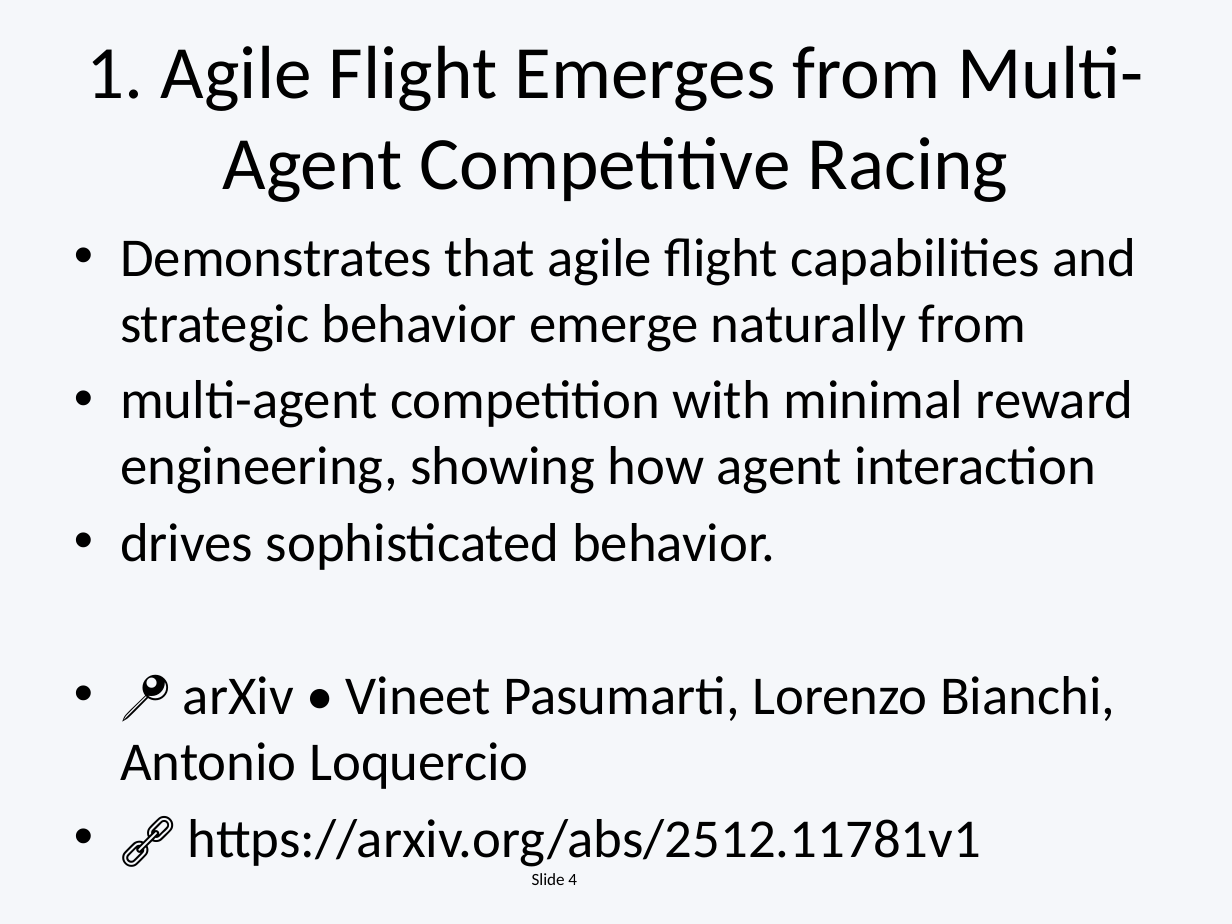
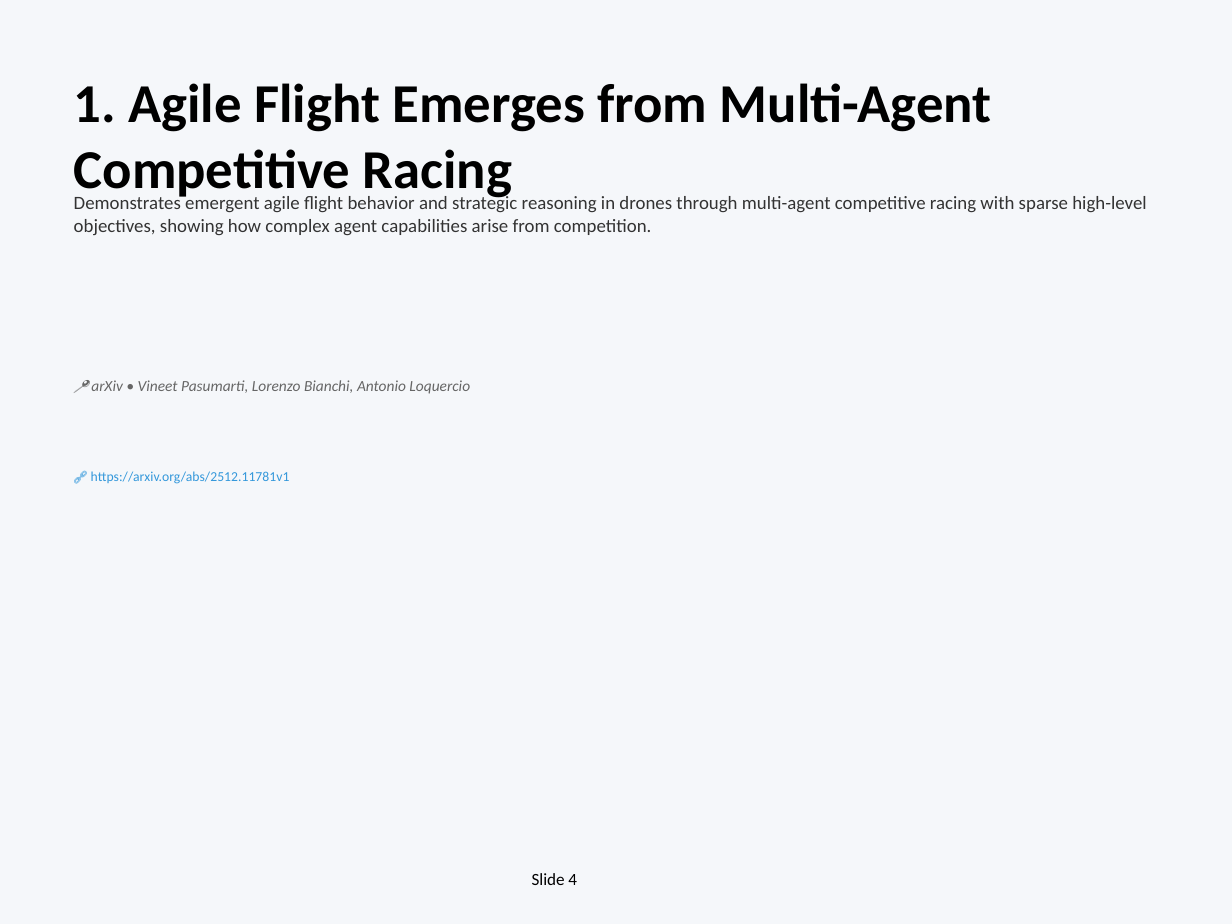
Before and after one commit to EiriniOr/ai-weekly-digest, a slide deck: slide 4 of AI_Weekly_2025-12-15.pptx. Drawn at 1232x924 pixels with LibreOffice and Linux fonts; fonts in the diff are those of the drawing. Boxes give left, top, right and bottom in pixels: in the first picture for what was removed or moved away, otherwise in the second. Text is boxed around its words. In the diff, an @@ line names an element or a change of style, - is before the commit and + after.

```diff
--- a/AI_Weekly_2025-12-15.pptx
+++ b/AI_Weekly_2025-12-15.pptx
@@ text "1. Agile Flight Emerges from ...": place and size @@
-text "1. Agile Flight Emerges from ..." at <box>87,45,1143,202</box>
+text "1. Agile Flight Emerges from ..." at <box>74,83,992,201</box>
@@ text "1. Agile Flight Emerges from ..." at <box>74,83,992,201</box>: size 44 to 32 pt, bold on; alignment centre to left; vertical alignment middle to top @@
@@ text added at <box>74,194,1146,235</box>, 11 pt, text #333333 @@
+Demonstrates emergent agile flight behavior and strategic reasoning in drones through multi-agent competitive racing with sparse high-level objectives, showing how complex agent capabilities arise from competition.
@@ text removed at <box>120,238,1136,867</box> @@
-• Demonstrates that agile flight capabilities and strategic behavior emerge naturally from
-• multi-agent competition with minimal reward engineering, showing how agent interaction
-• drives sophisticated behavior.
-• 📍 arXiv • Vineet Pasumarti, Lorenzo Bianchi, Antonio Loquercio
-• 🔗 https://arxiv.org/abs/2512.11781v1
@@ text added at <box>91,380,470,394</box>, 9 pt, text #666666, italic @@
+📍 arXiv • Vineet Pasumarti, Lorenzo Bianchi, Antonio Loquercio
@@ text added at <box>91,471,290,484</box>, 8 pt, text #3498DB @@
+🔗 https://arxiv.org/abs/2512.11781v1
```
Also in this commit, not shown: 15 other slides changed, 3 slides added, 8 slides removed, 1 other file.
